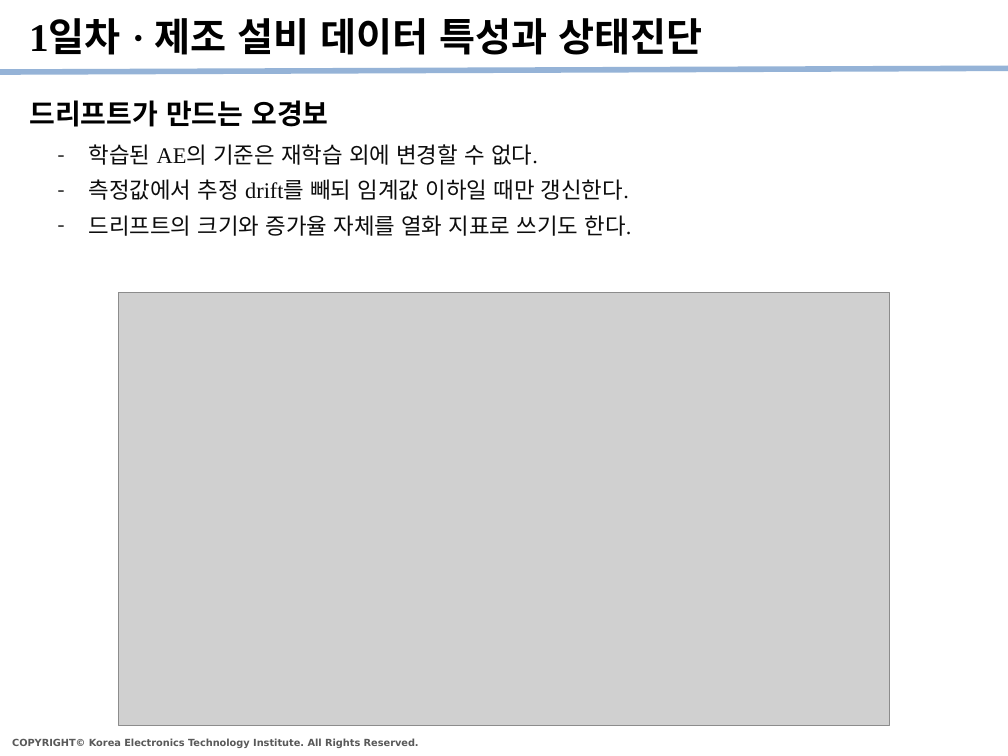
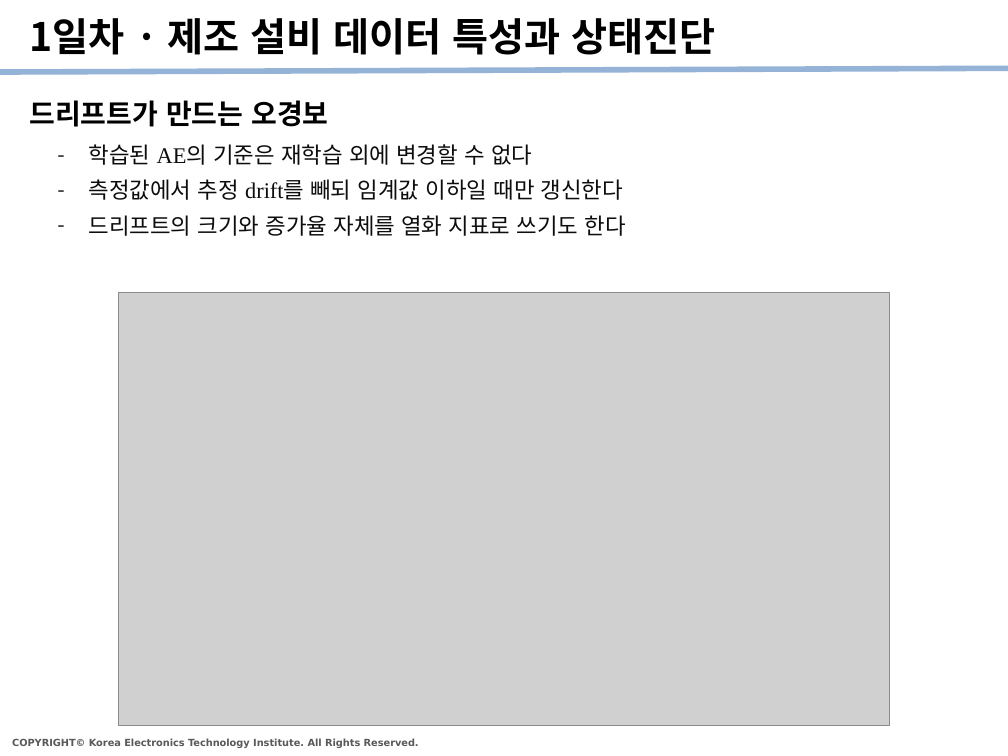
Before and after one commit to kybeen0521/PHM_Edu, a slide deck: slide 7 of Templates/PHM강좌_수강정리_v1.pptx. Drawn at 1008x756 pixels with LibreOffice and Linux fonts; fonts in the diff are those of the drawing; grey boxes stand for pictures. Boxes give left, top, right and bottom in pixels: in the first picture for what was removed or moved away, otherwise in the second. Text is boxed around its words. In the diff, an @@ line names an element or a change of style, - is before the commit and + after.

```diff
--- a/Templates/PHM강좌_수강정리_v1.pptx
+++ b/Templates/PHM강좌_수강정리_v1.pptx
@@ title "1일차 · 제조 설비 데이터 ..." at (29,18,715,55): font Times New Roman to Noto Sans CJK KR @@
@@ text at (89,144,626,236): text changed; font Times New Roman to Noto Sans CJK KR @@
-  – 학습된 AE의 기준은 재학습 외에 변경할 수 없다.
-  – 측정값에서 추정 drift를 빼되 임계값 이하일 때만 갱신한다.
-  – 드리프트의 크기와 증가율 자체를 열화 지표로 쓰기도 한다.
+  – 학습된 AE의 기준은 재학습 외에 변경할 수 없다
+  – 측정값에서 추정 drift를 빼되 임계값 이하일 때만 갱신한다
+  – 드리프트의 크기와 증가율 자체를 열화 지표로 쓰기도 한다
```
Also in this commit, not shown: 23 other slides changed.
